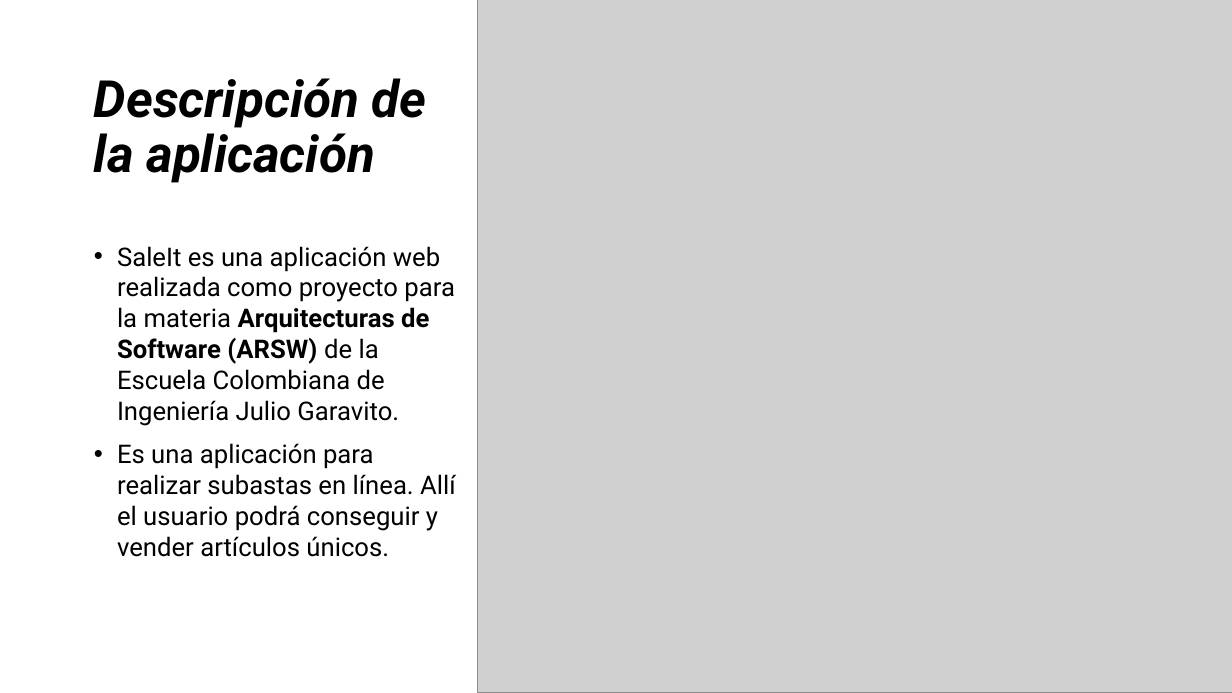
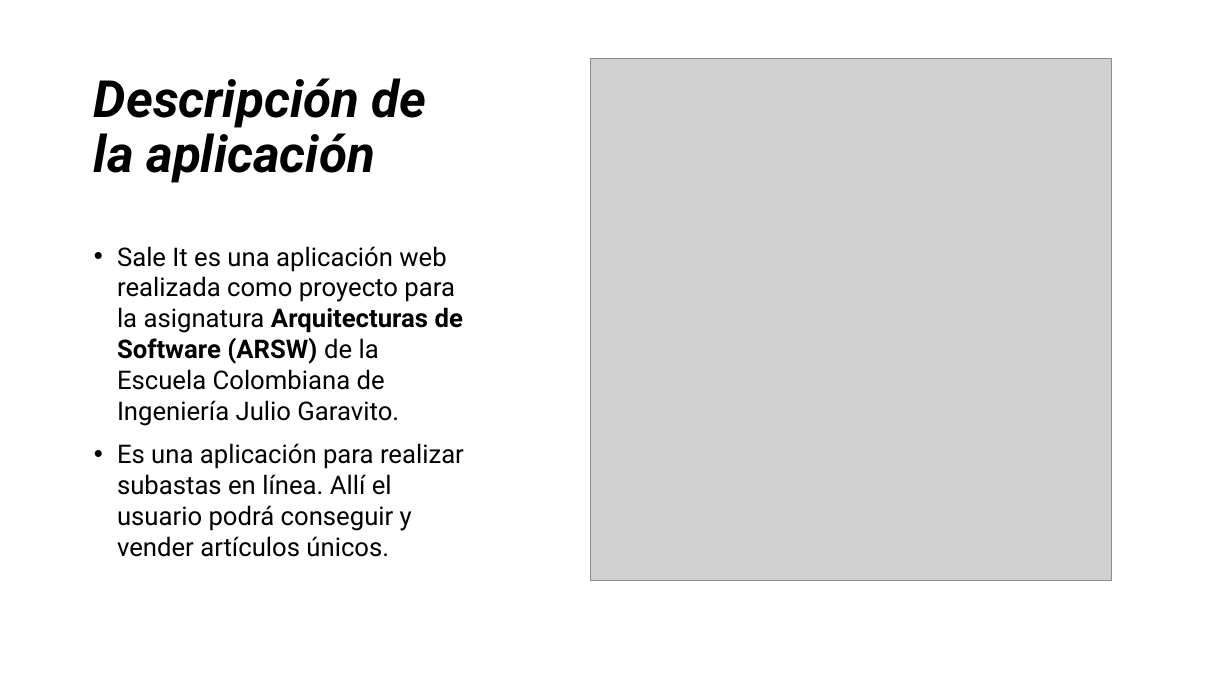
Before and after one commit to ARSW-Team-2020-2/EciGym, a slide deck: slide 2 of SaleIt-Presentacion.pptx. Drawn at 1232x693 pixels with LibreOffice and Linux fonts; fonts in the diff are those of the drawing; grey boxes stand for pictures. Boxes give left, top, right and bottom in pixels: in the first picture for what was removed or moved away, otherwise in the second. Text is boxed around its words. In the diff, an @@ line names an element or a change of style, - is before the commit and + after.

```diff
--- a/SaleIt-Presentacion.pptx
+++ b/SaleIt-Presentacion.pptx
@@ picture: place and size @@
-picture at <box>478,0,1232,693</box>
+picture at <box>591,59,1112,580</box>
@@ text at <box>117,246,463,426</box>: text changed @@
-• SaleIt es una aplicación web realizada como proyecto para la materia Arquitecturas de Software (ARSW) de la Escuela Colombiana de Ingeniería Julio Garavito.
+• Sale It es una aplicación web realizada como proyecto para la asignatura Arquitecturas de Software (ARSW) de la Escuela Colombiana de Ingeniería Julio Garavito.
```
Also in this commit, not shown: 7 other slides changed, 3 slides removed, 14 other files.
